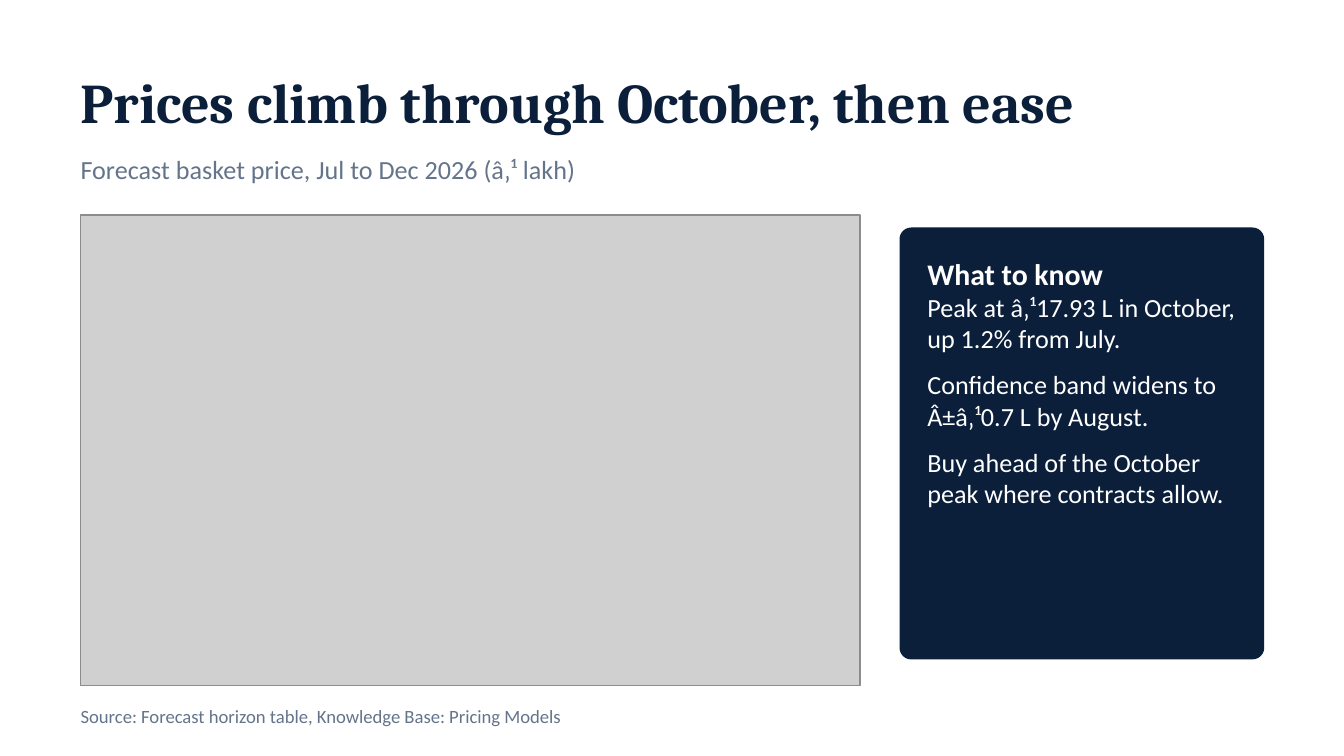
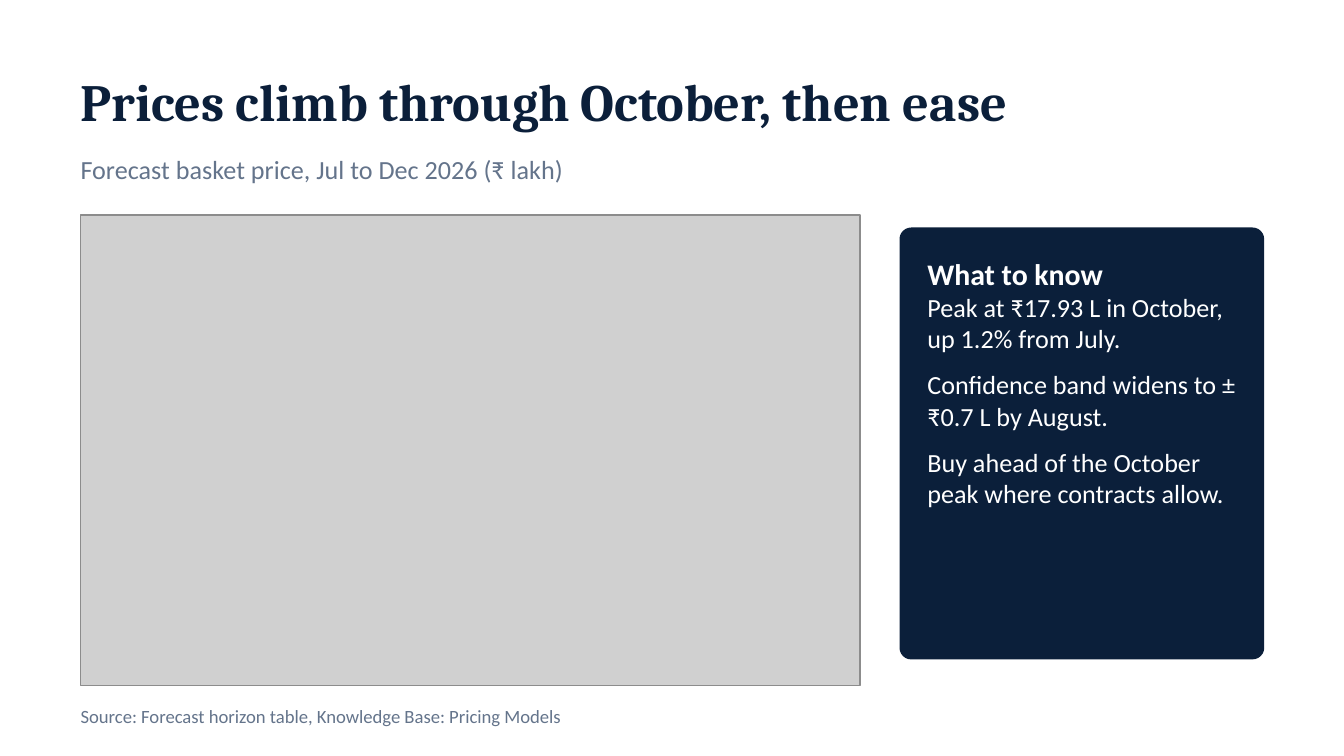
Before and after one commit to ITCDhruvil/SKODA-forecasting-POC, a slide deck: slide 3 of dashboard/public/reports/Auto_Parts_Price_Outlook.pptx. Drawn at 1344x756 pixels with LibreOffice and Linux fonts; fonts in the diff are those of the drawing; grey boxes stand for pictures. Boxes give left, top, right and bottom in pixels: in the first picture for what was removed or moved away, otherwise in the second. Text is boxed around its words. In the diff, an @@ line names an element or a change of style, - is before the commit and + after.

Commit message:
Show buyer-friendly part names and rupee prices in the drill-down and forecast chart, add market and material context so the Why answer reads like real procurement commentary, and refresh the sample PPT report.

```diff
--- a/dashboard/public/reports/Auto_Parts_Price_Outlook.pptx
+++ b/dashboard/public/reports/Auto_Parts_Price_Outlook.pptx
@@ text "Prices climb through October, then ..." at box(81, 84, 1007, 133): size 30 to 28 pt @@
@@ text at box(81, 160, 563, 183): text changed @@
-Forecast basket price, Jul to Dec 2026 (â‚¹ lakh)
+Forecast basket price, Jul to Dec 2026 (₹ lakh)
@@ text at box(927, 299, 1223, 431): text changed @@
-Peak at â‚¹17.93 L in October, up 1.2% from July.
-Confidence band widens to Â±â‚¹0.7 L by August.
+Peak at ₹17.93 L in October, up 1.2% from July.
+Confidence band widens to ±₹0.7 L by August.
```
Also in this commit, not shown: 7 other slides changed, 7 other files.
